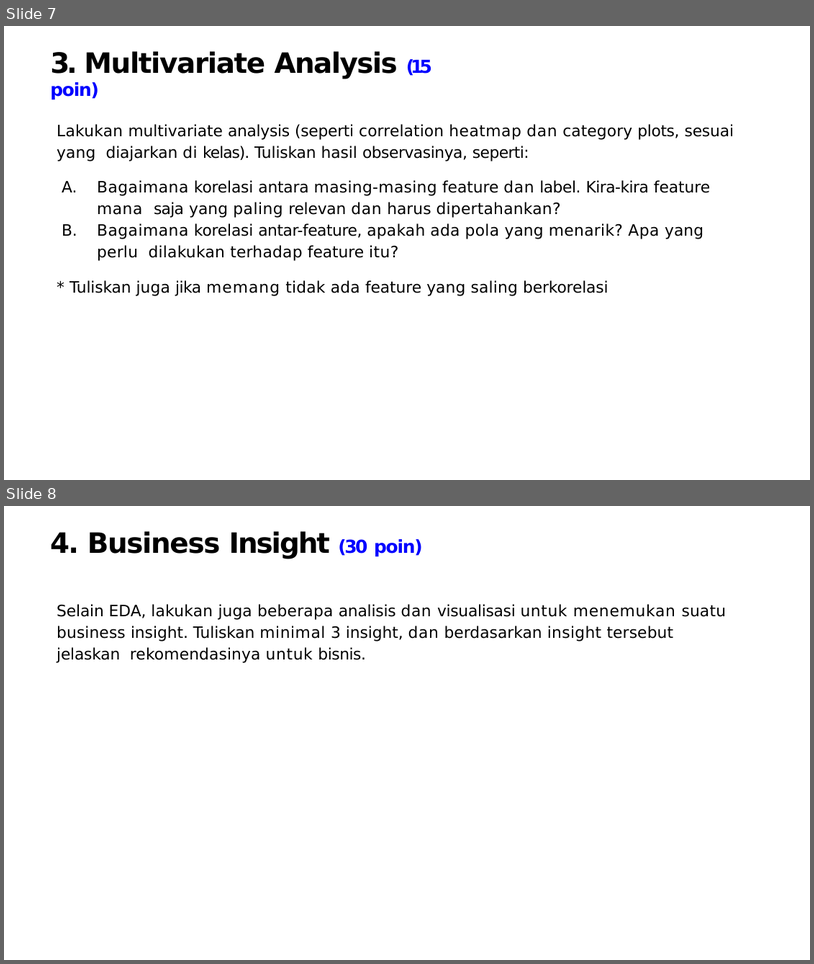
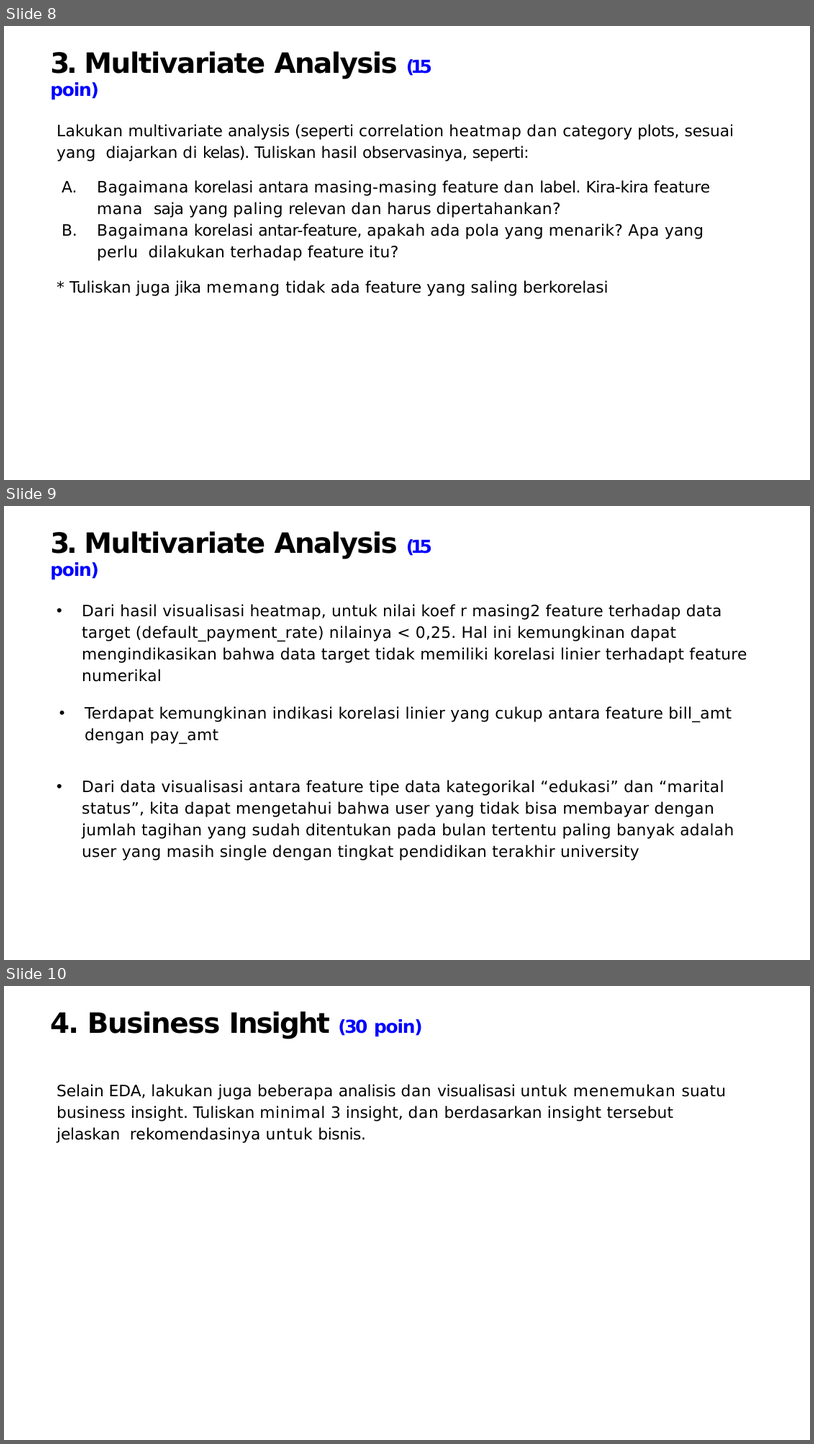
Before and after one commit to iqbalmudzakky/final_project, a slide deck: EDA - DATA MAGICIAN.pptx. Shown one above the other, each under a label of ours: slides 7 and 8 before the commit, slides 8, 9 and 10 after it. The pictures are 814x964 and 814x1444 pixels, drawn with LibreOffice and Linux fonts; fonts in the diff are those of the drawing; background and template pictures are left out. Boxes give left, top, right and bottom in pixels: in the first picture for what was removed or moved away, otherwise in the second. Text is boxed around its words. In the diff, an @@ line names an element or a change of style, - is before the commit and + after.

```diff
--- a/EDA - DATA MAGICIAN.pptx
+++ b/EDA - DATA MAGICIAN.pptx
@@ slide 9 added at [4,506,810,960], background picture (left out) @@
@@ title added at [50,531,432,580], 25 pt, text #000000, bold @@
+3. Multivariate Analysis (15 poin)
@@ text added at [82,604,747,682], 14 pt, text #000000 @@
+• Dari hasil visualisasi heatmap, untuk nilai koef r masing2 feature terhadap data target (default_payment_rate) nilainya < 0,25. Hal ini kemungkinan dapat mengindikasikan bahwa data target tidak memiliki korelasi linier terhadapt feature numerikal
@@ text added at [85,706,732,744], 14 pt, text #000000 @@
+• Terdapat kemungkinan indikasi korelasi linier yang cukup antara feature bill_amt dengan pay_amt
@@ text added at [82,780,734,860], 14 pt, text #000000 @@
+• Dari data visualisasi antara feature tipe data kategorikal “edukasi” dan “marital status”, kita dapat mengetahui bahwa user yang tidak bisa membayar dengan jumlah tagihan yang sudah ditentukan pada bulan tertentu paling banyak adalah user yang masih single dengan tingkat pendidikan terakhir university
@@ what was slide 7 is now slide 8 @@
@@ what was slide 8 is now slide 10 @@
```
Also in this commit, not shown: 2 other slides added, 1 other file.
